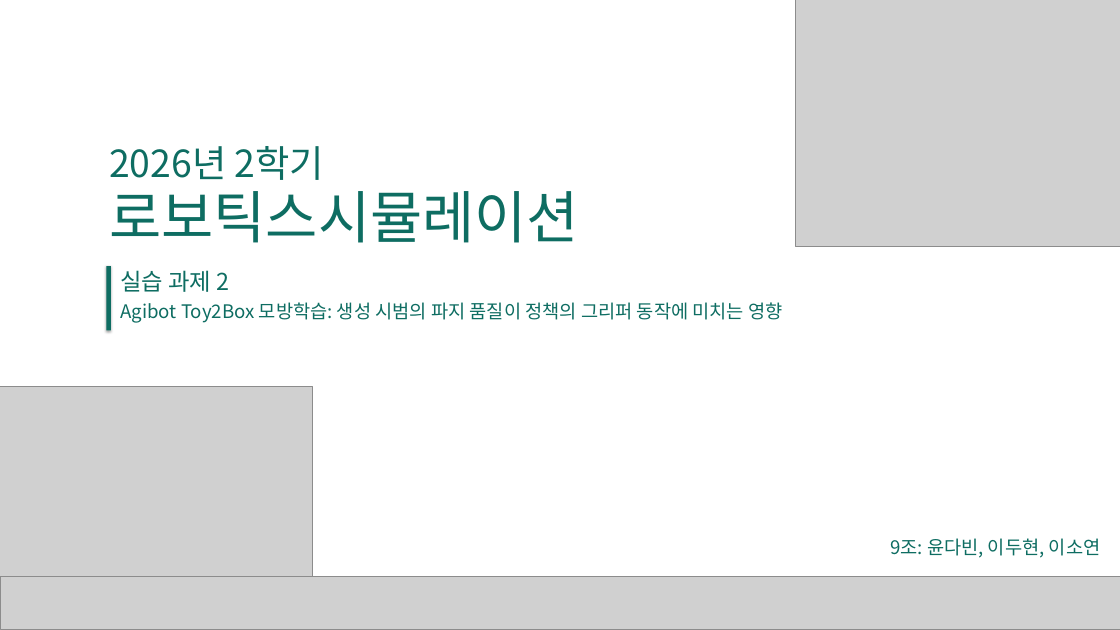
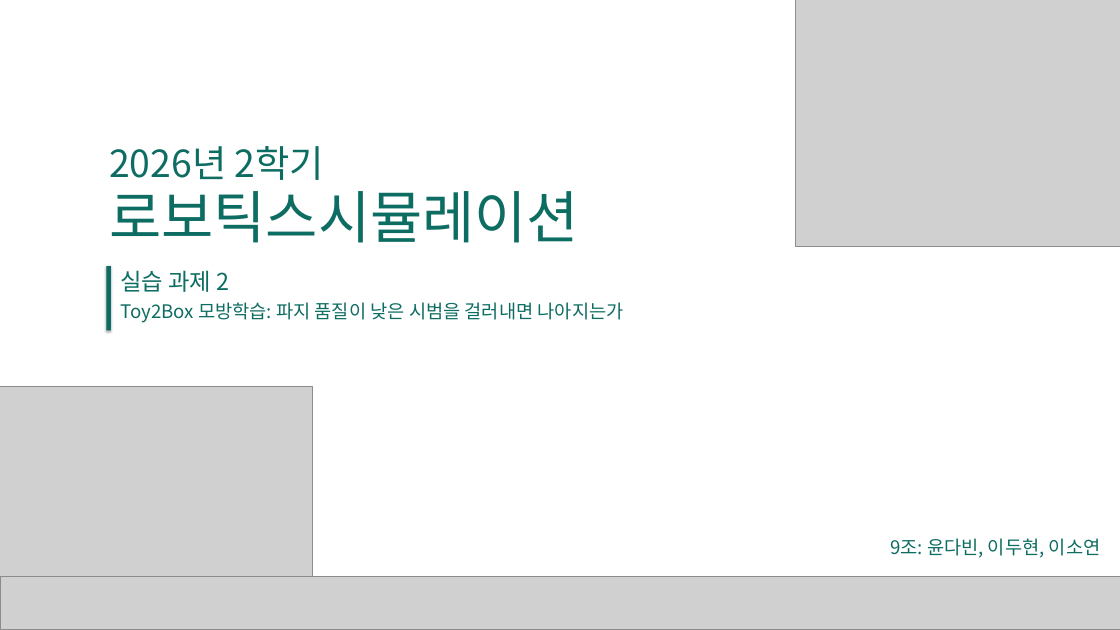
Before and after one commit to Epinephrine00/roboticsSim_1103work_team9, a slide deck: slide 1 of analysis/로보틱스시뮬레이션_과제2_9조.pptx. Drawn at 1120x630 pixels with LibreOffice and Linux fonts; fonts in the diff are those of the drawing; grey boxes stand for pictures. Boxes give left, top, right and bottom in pixels: in the first picture for what was removed or moved away, otherwise in the second. Text is boxed around its words. In the diff, an @@ line names an element or a change of style, - is before the commit and + after.

Commit message:
발표 자료 수정: 지표 이름 정리, 글자 크기 상향, 표 열 너비 조정
- 결과 표의 지표 이름을 정의와 함께 적음(첫 그립 후 상승, 재파지 성공률, 재파지 후 성공 / 전체 성공, 그리퍼 여닫기 횟수)
- 본문 17 pt, 표 15 pt로 상향, 결과 표 열 너비 조정, '감사합니다' 장을 부록 앞으로
- README와 분석 노트에 발표 자료와 노트 사이 용어 대응 추가
- 수치와 결론은 변경 없음

```diff
--- a/analysis/로보틱스시뮬레이션_과제2_9조.pptx
+++ b/analysis/로보틱스시뮬레이션_과제2_9조.pptx
@@ text at (120,302,624,323): text changed @@
-Agibot Toy2Box 모방학습: 생성 시범의 파지 품질이 정책의 그리퍼 동작에 미치는 영향
+Toy2Box 모방학습: 파지 품질이 낮은 시범을 걸러내면 나아지는가
```
Also in this commit, not shown: 9 other slides changed, 3 other files.
